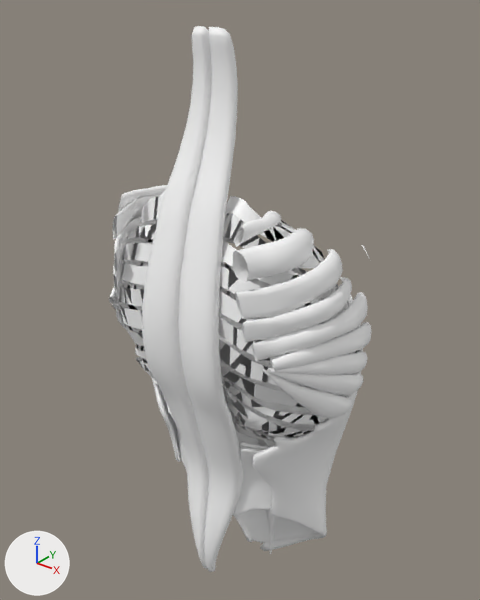
What one commit did to the glTF model fitnessweb.client/public/core.glb.
Before and after are seen from a camera (50 mm lens) standing at (1.6, -0.41, 1.764) and looking at (1.126, 0.183, 1.396). Every picture has the same lights, and +X, +Y and +Z are marked at lower left. Where no turn or scale is listed for an object, it has been applied to the vertices.

Names of what the first picture shows: 'Diaphragm', 'Erector spinea', 'Internal obliques', 'Obliques', 'Serratus anterior', 'Torso', 'Transverse abdominis'.
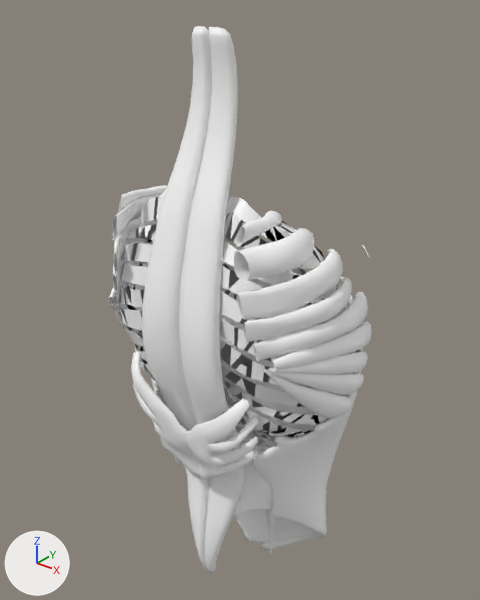
The newer file is also turned or shifted as a whole; pictures and numbers use the older file's frame.

Patch to the scene script:
```diff
--- a/fitnessweb.client/public/core.glb.py
+++ b/fitnessweb.client/public/core.glb.py
@@ mat_mat_10_001 @@
+mat_mat_10_001 = principled_material('mat_10.001')
+mat_mat_10_001.base_color = (1.0, 1.0, 1.0)  # white #ffffff
@@ me_geometry_8d3f99a9_4744_4af1_802b_32821deab970_008 @@
+me_geometry_8d3f99a9_4744_4af1_802b_32821deab970_008.from_pydata(...)  # 565 vertices, 1116 faces; spans x -0.096..0.096, y -0.023..0.05, z -0.087..0.077
+me_geometry_8d3f99a9_4744_4af1_802b_32821deab970_008.materials.append(mat_mat_10_001)  # white #ffffff
@@ ob_serratus_posterior_inferior @@
+ob_serratus_posterior_inferior = bpy.data.objects.new('Serratus posterior inferior', me_geometry_8d3f99a9_4744_4af1_802b_32821deab970_008)
+ob_serratus_posterior_inferior.location = (1.142, 0.069, 1.272)
```

Location of each change, [x1, y1, x2, y2] in pixels of the pictures (480 x 600 px):
'Serratus posterior inferior', added: after [131, 351, 265, 480]
